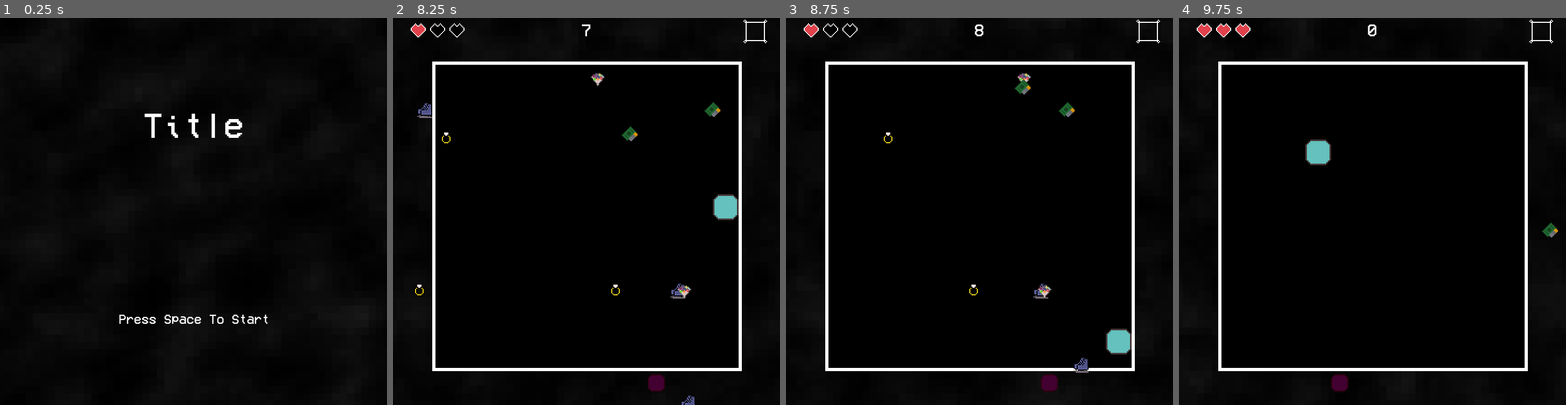
Above: before the commit, frames 1-4 (left to right).
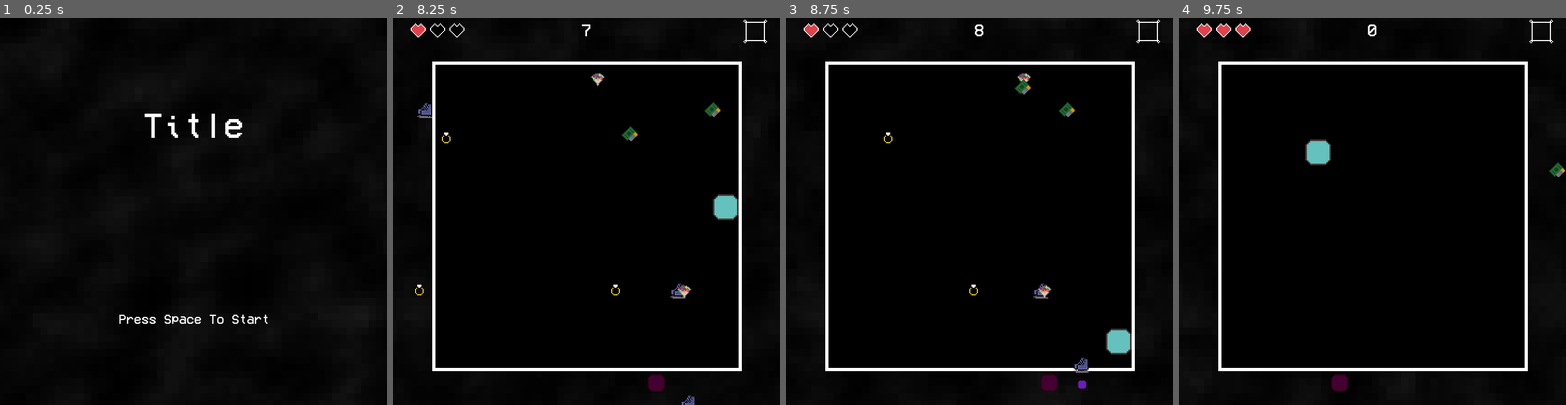
Above: after the commit, the same moments.

Repository: NathanPip/only-one
Game: Godot game, scene res://scenes/game.tscn
Two runs of this game, one before a commit and one after it. Both use one fixed random seed, a clock stepped at 60 frames per second and the inputs below. The engine's default icon, where the game draws it, is replaced by a stand-in: a white triangle on a blue panel in a dark square.
Inputs:
- Up to frame 1 (0.25 s): no input
- Up to frame 2 (8.25 s): tap Space (action) at 0.5, 1.35, 2.85, 4.35, 5.85, 7.35 s; hold D (move_right) 0.53-1.28 s; hold Space (action) 0.53-1.28 s; hold S (move_down) 1.28-2.03 s; hold D (move_right) 2.03-2.78 s; hold Space (action) 2.03-2.78 s; hold W (move_up) 2.78-3.53 s; hold Space (action) 3.53-4.28 s; hold A (move_left) 3.53-5.03 s; hold S (move_down) 5.03-5.78 s; hold Space (action) 5.03-5.78 s; hold D (move_right) 5.78-6.53 s; hold W (move_up) 6.53-7.28 s; hold Space (action) 6.53-7.28 s; hold D (move_right) 7.28-8.03 s; hold S (move_down) from 8.03 s (still down); hold Space (action) from 8.03 s (still down)
- Up to frame 3 (8.75 s): keep holding S (move_down); keep holding Space (action)
- Up to frame 4 (9.75 s): release S (move_down) at 8.78 s; release Space (action) at 8.78 s; hold A (move_left) 8.78-9.53 s; tap Space (action) at 8.85 s; hold W (move_up) from 9.53 s (still down); hold Space (action) from 9.53 s (still down)

Frames 1-2 are identical in both runs. In frame 3, less than 0.1% of the frame differs, in the area x 75-78%, y 93-96%; in frame 4, 0.2%, in the area x 93-100%, y 37-57%.

Commit message:
health_pickups

Diff:
--- /dev/null
+++ b/resources/heart_up.tres
@@ -0,0 +1,13 @@
+[gd_resource type="Resource" script_class="ProjectileResource" load_steps=3 format=3 uid="uid://cpxshd506k76n"]
+
+[ext_resource type="Script" uid="uid://qtewlci5v3kf" path="res://resources/projectile_resource.gd" id="1_83ypb"]
+[ext_resource type="PackedScene" uid="uid://ctgwf3a7vlnmp" path="res://scenes/heart_projectile.tscn" id="1_pogxm"]
+
+[resource]
+script = ExtResource("1_83ypb")
+type = 3
+speed_range = Vector2(100, 200)
+instantiation_count = 10
+projectile_scene = ExtResource("1_pogxm")
+additional_sprites = Array[Texture2D]([])
+metadata/_custom_type_script = "uid://qtewlci5v3kf"
--- a/scenes/game.tscn
+++ b/scenes/game.tscn
@@ -21,6 +21,7 @@
 [ext_resource type="PackedScene" uid="uid://c882ticor1lf5" path="res://scenes/ex.tscn" id="10_dinhu"]
 [ext_resource type="PackedScene" uid="uid://b6en02fd8qgil" path="res://scenes/ex_border.tscn" id="11_kvuet"]
 [ext_resource type="Script" uid="uid://b3ksaqieodvb4" path="res://scripts/game_over_scene.gd" id="12_dinhu"]
+[ext_resource type="Resource" uid="uid://cpxshd506k76n" path="res://resources/heart_up.tres" id="14_suyxu"]
 [ext_resource type="Script" uid="uid://dikrc0p8v0nhg" path="res://scripts/health_counter_ui.gd" id="16_264po"]
 [ext_resource type="Material" uid="uid://dd4ur6y4mff73" path="res://materials/heart_ui_mat.tres" id="17_1kice"]
 [ext_resource type="Texture2D" uid="uid://d207m54lqqt0b" path="res://sprites/health_counter_sprite.png" id="17_264po"]
@@ -88,8 +89,8 @@
 position = Vector2(0, -1)
 script = ExtResource("1_yepdu")
 power_up_resources = Array[ExtResource("2_vtaks")]([ExtResource("3_kvpfn")])
-projectile_resources = Array[ExtResource("4_ca42v")]([ExtResource("5_rysoc"), ExtResource("6_ssvqc"), ExtResource("7_264po")])
-powerup_wait_range = Vector2(10, 20)
+projectile_resources = Array[ExtResource("4_ca42v")]([ExtResource("5_rysoc"), ExtResource("6_ssvqc"), ExtResource("7_264po"), ExtResource("14_suyxu")])
+powerup_wait_range = Vector2(7, 18)
 
 [node name="Sprite2D" type="Sprite2D" parent="Game"]
 modulate = Color(0.183242, 0.166597, 0.146242, 1)
@@ -148,6 +149,9 @@
 
 [node name="Powerup_Timer" type="Timer" parent="Game"]
 wait_time = 2.0
+autostart = true
+
+[node name="Heart_Timer" type="Timer" parent="Game"]
 autostart = true
 
 [node name="Ex" parent="Game" node_paths=PackedStringArray("border") instance=ExtResource("10_dinhu")]
--- /dev/null
+++ b/scenes/heart_projectile.tscn
@@ -0,0 +1,18 @@
+[gd_scene load_steps=5 format=3 uid="uid://ctgwf3a7vlnmp"]
+
+[ext_resource type="Script" uid="uid://bmrhs6t42hu6d" path="res://scripts/projectile.gd" id="1_8biqk"]
+[ext_resource type="Shader" uid="uid://bsvqa1bum5mby" path="res://shaders/heart_ui.gdshader" id="1_cynif"]
+[ext_resource type="Texture2D" uid="uid://d207m54lqqt0b" path="res://sprites/health_counter_sprite.png" id="2_8yj02"]
+
+[sub_resource type="ShaderMaterial" id="ShaderMaterial_8ifld"]
+shader = ExtResource("1_cynif")
+shader_parameter/border_color = Color(1, 1, 1, 1)
+shader_parameter/inner_color = Color(0.878458, 0.252992, 0.294493, 1)
+shader_parameter/inner_color_dead = Color(0, 0, 0, 1)
+shader_parameter/dead_amt = 0.0
+
+[node name="Projectile" type="Sprite2D"]
+material = SubResource("ShaderMaterial_8ifld")
+texture = ExtResource("2_8yj02")
+script = ExtResource("1_8biqk")
+metadata/_custom_type_script = "uid://bmrhs6t42hu6d"
--- a/scripts/game.gd
+++ b/scripts/game.gd
@@ -12,12 +12,14 @@
 var player: Player
 var proj_timer: Timer
 var powerup_timer: Timer
+var heart_timer: Timer
 var starting_spawn = Vector2(-100, -100)
 
 @export var power_up_resources: Array[PowerUpRes] = []
 @export var projectile_resources: Array[ProjectileResource] = []
 @export var proj_wait_range: Vector2 = Vector2(.2, .8)
 @export var powerup_wait_range: Vector2 = Vector2(15, 45)
+@export var heart_wait_range: Vector2 = Vector2(10, 15)
 
 func on_gamestate_change(state: Globals.GameStateEnum):
 	if state != Globals.GameStateEnum.PLAYING:
@@ -38,6 +40,8 @@
 		Globals.take_damage(1)
 	elif proj.type == Globals.projectile_type.EX_PROJECTILE:
 		Globals.take_damage(1)
+	elif proj.type == Globals.projectile_type.HEART_UP_PROJECTILE:
+		Globals.health += 1
 	if powerups_map.has(proj.type):
 		player.set_power_up(powerups_map[proj.type].inst)
 		Globals.change_powerup.emit(proj.texture)
@@ -82,6 +86,17 @@
 		spawn_projectile(pup)
 	var rand = randf_range(powerup_wait_range.x, powerup_wait_range.y)
 	powerup_timer.wait_time = rand
+
+func on_heart_timeout():
+	if Globals.health < Globals.starting_health:
+		var spawner = choose_spawner()
+		var proj_res = projectiles_map[Globals.projectile_type.HEART_UP_PROJECTILE]
+		var proj = proj_res.ready_projectiles.pop_front()
+		if proj != null:
+			spawner.prepare_projectile(proj, proj_res.speed_range*Globals.game_speed)
+			spawn_projectile(proj)
+	var rand = randf_range(heart_wait_range.x/Globals.game_speed, heart_wait_range.y/Globals.game_speed)
+	heart_timer.wait_time = rand
 
 func setup_projectiles(projectiles: Array[ProjectileResource]):
 	for proj in projectiles:
@@ -131,8 +146,10 @@
 func _ready() -> void:
 	proj_timer = get_node("Projectile_Timer")
 	powerup_timer = get_node("Powerup_Timer")
+	heart_timer = get_node("Heart_Timer")
 	proj_timer.timeout.connect(_on_proj_timeout)
 	powerup_timer.timeout.connect(_on_powerup_timeout)
+	heart_timer.timeout.connect(on_heart_timeout)
 	powerup_timer.wait_time = randf_range(powerup_wait_range.x, powerup_wait_range.y)
 	player = self.get_node("Player")
 	if player == null:
--- a/scripts/globals.gd
+++ b/scripts/globals.gd
@@ -9,7 +9,7 @@
 
 
 enum power_up_type {INVULNERABLE}
-enum projectile_type {BASIC_PROJECTILE, EX_PROJECTILE, INVULNERABLE_PROJECTILE}
+enum projectile_type {BASIC_PROJECTILE, EX_PROJECTILE, INVULNERABLE_PROJECTILE, HEART_UP_PROJECTILE}
 enum GameStateEnum {GAMEOVER, MENU, PAUSE, PLAYING}
 
 @export var starting_game_state: GameStateEnum = GameStateEnum.MENU
Not shown: 1 places in scenes/game.tscn that only renumber resources
